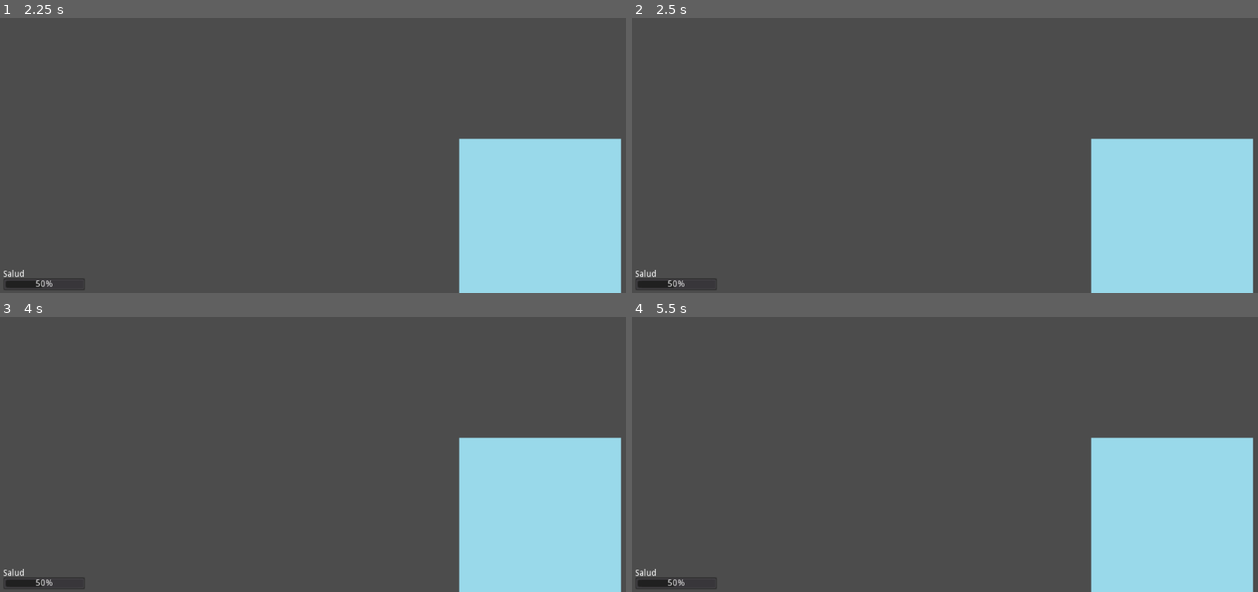
Above: before the commit, frames 1-4 (two rows, left to right).
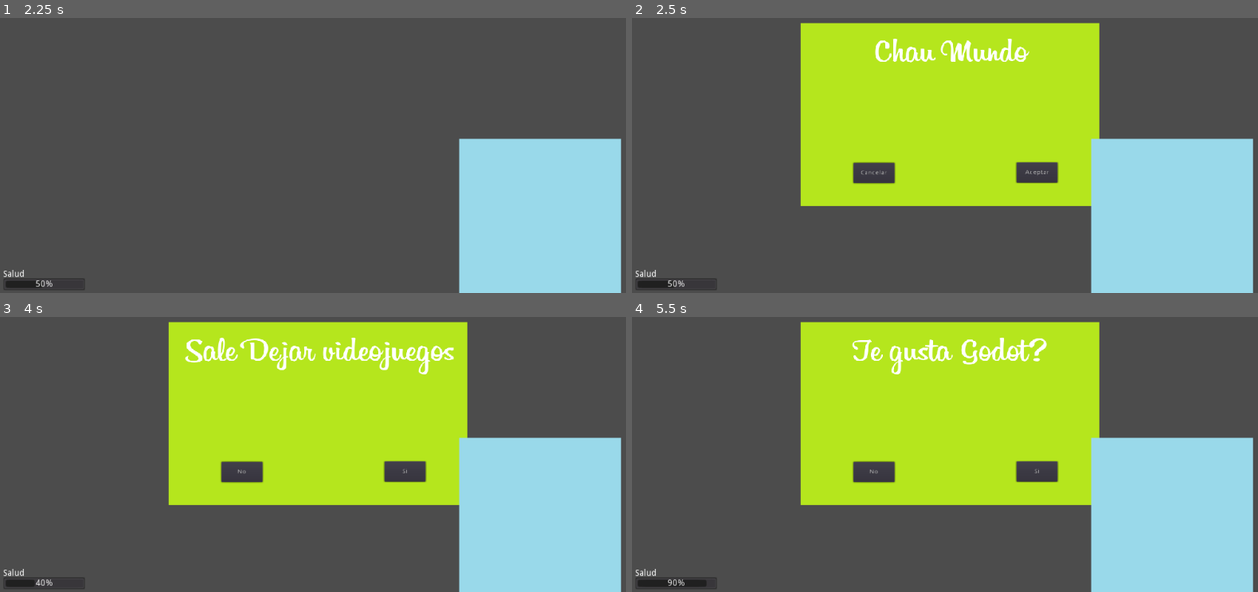
Above: after the commit, the same moments.

Repository: TraumaGames/StudentSimulator-TraumaGames
Game: Godot game, scene res://Main.tscn
Same seed, same stepped clock (60 frames per second), same inputs: the game is played once before the commit and once after it.
Inputs (mouse positions are in pixels of both pictures, inside the frame that each line leads up to):
- Up to frame 1 (2.25 s): click "Jugar" at 0.5 s; click "Aceptar" at 1.25 s; tap Enter at 2 s
- Up to frame 2 (2.5 s): no input
- Up to frame 3 (4 s): click (244, 471) at 2.75 s, where only the run after the commit has a clickable "Cancelar"; tap Space at 3.5 s
- Up to frame 4 (5.5 s): click (1038, 471) at 4.25 s, where only the run after the commit has a clickable "Si"; tap Enter at 5 s

Frame 1 is identical in both runs. In frame 2, 31% of the frame differs, in the area x 26-75%, y 1-69%; in frame 3, 31%; in frame 4, 31%, in the area x 5-75%, y 1-98%.

Commit message:
se agrego un timer entre card y card

Diff:
--- a/Entities/Card/Card.gd
+++ b/Entities/Card/Card.gd
@@ -8,8 +8,15 @@
 onready var buttonCancel: Button = $Cancel
 var stats_update_accept = {}
 var stats_update_cancel = {}
+var timer:Timer
+
+func initialize_timer(timer):
+	self.timer=timer
+
+
 
 func update_values(text, textAccept, textCancel, stats_accept, stats_cancel):
+	timer.stop()
 	label.text = text
 	buttonAccept.text = textAccept
 	buttonCancel.text = textCancel
@@ -19,7 +26,9 @@
 func _on_Accept_pressed():
 	self.hide()
 	emit_signal("close_card", stats_update_accept)
+	timer.start()
 
 func _on_Cancel_pressed():
 	self.hide()
 	emit_signal("close_card", stats_update_cancel)
+	timer.start()
--- a/Main.gd
+++ b/Main.gd
@@ -3,9 +3,23 @@
 onready var card: Card = $Card
 onready var player: Player = $Player
 onready var stat_bars_manager: StatBarsManager = $StatBarsManager
+onready var timer :Timer =$Timer
+
+var index= 0
 
 func _ready():
 	player.initialize(stat_bars_manager)
+	run_timer(1.0)
+	card.initialize_timer(timer)
+
+
+func run_timer(time):
+	timer.set_wait_time(time)
+	timer.set_timer_process_mode(0)
+	timer.connect("timeout",self,"_on_Timer_timeout")
+
+
+
 
 func _on_HUD_start_game():
 	card.update_values("Hola Mundo", "Aceptar", "Cancelar", {"Salud":-50}, {"Salud": -10})
@@ -16,5 +30,26 @@
 func _on_Card_close_card(stats_update):
 	player.update_stats(stats_update)
 
+
 func _on_Player_stats_change(stats):
 	stat_bars_manager.update_stats(stats)
+
+
+func _on_Timer_timeout():
+	match index:
+		0:
+			card.update_values("Chau Mundo", "Aceptar", "Cancelar", {"Salud":-50}, {"Salud": -10})
+			card.show()
+			next_index()
+		1:
+			card.update_values("Sale Dejar videojuegos", "Si", "No", {"Salud":+50}, {"Salud": -80})
+			card.show()
+			next_index()
+
+		2:
+			card.update_values("Te gusta Godot?", "Si", "No", {"Salud":+100}, {"Salud": -99})
+			card.show()
+			next_index()
+
+func next_index():
+	index+=1
--- a/Main.tscn
+++ b/Main.tscn
@@ -25,6 +25,9 @@
 margin_right = 5.3454
 margin_bottom = 563.048
 
+[node name="Timer" type="Timer" parent="."]
+
 [connection signal="start_game" from="HUD" to="." method="_on_HUD_start_game"]
 [connection signal="close_card" from="Card" to="." method="_on_Card_close_card"]
 [connection signal="stats_change" from="Player" to="." method="_on_Player_stats_change"]
+[connection signal="timeout" from="Timer" to="." method="_on_Timer_timeout"]
